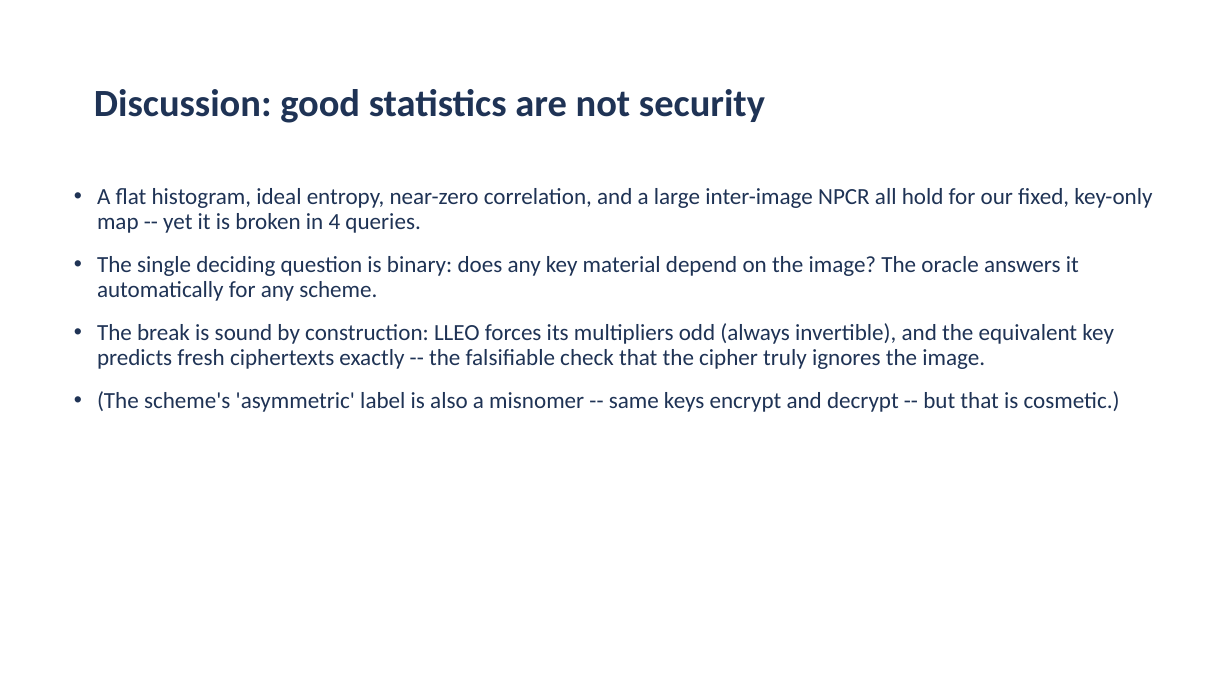
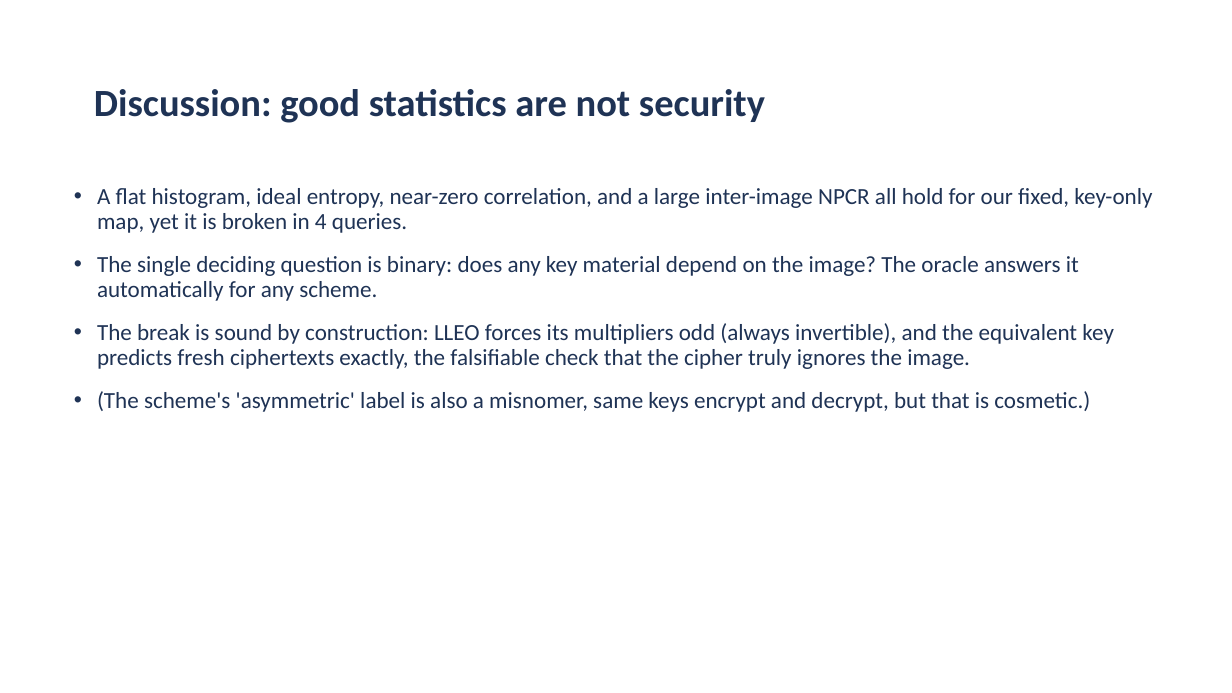
Before and after one commit to aiparallel0/chaoscrypt, a slide deck: slide 13 of papers/paper1-chaos-cpa/presentation.pptx. Drawn at 1232x693 pixels with LibreOffice and Linux fonts; fonts in the diff are those of the drawing; background and template pictures are left out. Boxes give left, top, right and bottom in pixels: in the first picture for what was removed or moved away, otherwise in the second. Text is boxed around its words. In the diff, an @@ line names an element or a change of style, - is before the commit and + after.

```diff
--- a/papers/paper1-chaos-cpa/presentation.pptx
+++ b/papers/paper1-chaos-cpa/presentation.pptx
@@ text at (97, 188, 1152, 233): text changed @@
-• A flat histogram, ideal entropy, near-zero correlation, and a large inter-image NPCR all hold for our fixed, key-only map -- yet it is broken in 4 queries.
+• A flat histogram, ideal entropy, near-zero correlation, and a large inter-image NPCR all hold for our fixed, key-only map, yet it is broken in 4 queries.
@@ text at (97, 323, 1114, 412): text changed @@
-• The break is sound by construction: LLEO forces its multipliers odd (always invertible), and the equivalent key predicts fresh ciphertexts exactly -- the falsifiable check that the cipher truly ignores the image.
-• (The scheme's 'asymmetric' label is also a misnomer -- same keys encrypt and decrypt -- but that is cosmetic.)
+• The break is sound by construction: LLEO forces its multipliers odd (always invertible), and the equivalent key predicts fresh ciphertexts exactly, the falsifiable check that the cipher truly ignores the image.
+• (The scheme's 'asymmetric' label is also a misnomer, same keys encrypt and decrypt, but that is cosmetic.)
```
Also in this commit, not shown: 13 other slides changed, 6 other files.
